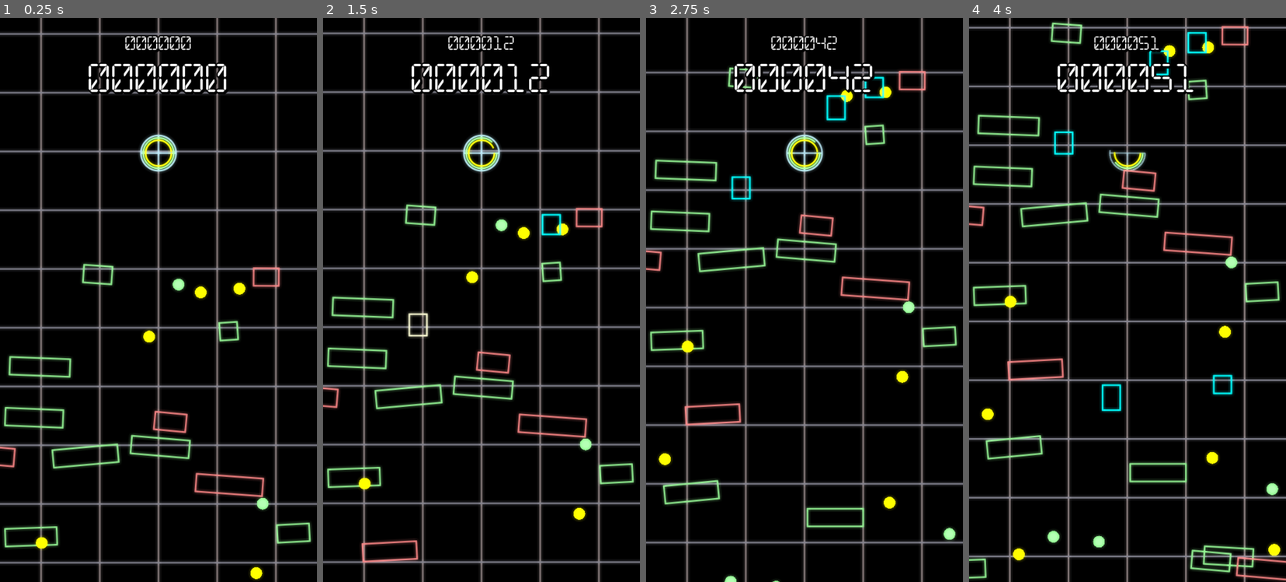
Above: before the commit, frames 1-4 (left to right).
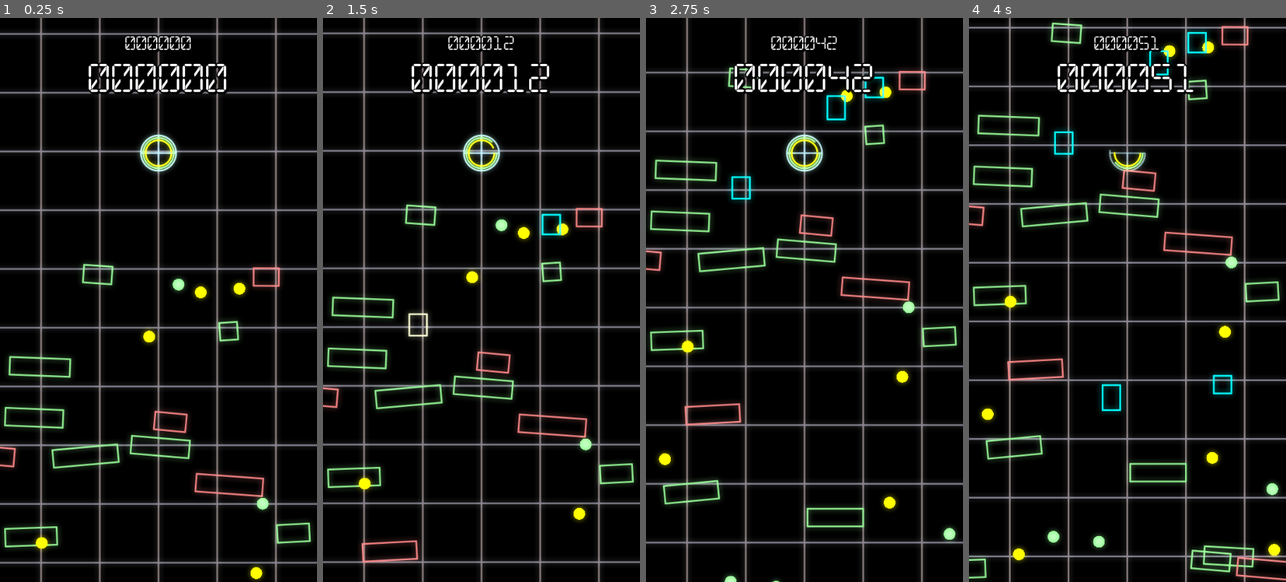
Above: after the commit, the same moments.

Repository: SmBe19/LD48
Game: Godot game, scene res://scn/Root.tscn
The game is run twice, just before and just after one commit, with the same random seed, the same clock (stepped at 60 frames per second) and the same inputs.
Inputs (mouse positions are in pixels of both pictures, inside the frame that each line leads up to):
- Up to frame 1 (0.25 s): no input
- Up to frame 2 (1.5 s): move the mouse to (551, 271) at 0.52 s; click (551, 271) at 0.67 s; move the mouse to (418, 328) at 1.27 s; click (418, 328) at 1.42 s
- Up to frame 3 (2.75 s): move the mouse to (836, 175) at 2.02 s; click (836, 175) at 2.17 s
- Up to frame 4 (4 s): move the mouse to (1111, 412) at 2.77 s; click (1111, 412) at 2.92 s; move the mouse to (1222, 384) at 3.52 s; click (1222, 384) at 3.67 s

The runs differ from the first frame. In frame 1, 0.1% of the frame differs, in the area x 2-97%, y 21-95%; in frame 2, 0.1%; in frame 3, 0.1%; in frame 4, 0.2%, in the area x 2-99%, y 0-100%.

Commit message:
improve shader

Diff:
--- a/src/Player.gd
+++ b/src/Player.gd
@@ -123,7 +123,7 @@
 			same_shot = 0
 		last_pos = position
 
-func fast_shake(delta):
+func fast_shake(_delta):
 	var diff = linear_velocity.distance_squared_to(last_velo)
 	if diff > 200000:
 		$"../MainCamera".shake(1)
--- a/src/postprocessing.shader
+++ b/src/postprocessing.shader
@@ -1,20 +1,20 @@
 shader_type canvas_item;
-
-vec4 sample_pixel(sampler2D tex, vec2 uv) {
-	return texture(tex, uv);
-}
 
 void fragment() {
 	vec2 ps = SCREEN_PIXEL_SIZE;
+	int off = 10;
+	float coeff = 0.;
 	vec4 sur = vec4(0);
-	for (int dx = -4; dx <= 4; dx++) {
-		for (int dy = -4; dy <= 4; dy++) {
-			sur += sample_pixel(TEXTURE, UV + vec2(float(dx) * ps.x, float(dy) * ps.y));
+	for (int dx = -off; dx <= off; dx++) {
+		for (int dy = -off; dy <= off; dy++) {
+			float acoeff = (float(off + 1) - abs(float(dx))) * (float(off + 1) - abs(float(dy)));
+			coeff += acoeff;
+			sur += acoeff * texture(TEXTURE, UV + vec2(float(dx) * ps.x, float(dy) * ps.y));
 		}
 	}
-	sur /= 81.0;
+	sur /= coeff;
 
 	vec4 col = texture(TEXTURE, UV);
 
-	COLOR = vec4(col.rgb * 0.75 + sur.rgb * 0.5, col.a);
+	COLOR = vec4(col.rgb * 0.8 + sur.rgb * 0.6, col.a);
 }
Not shown, changed: README.md
